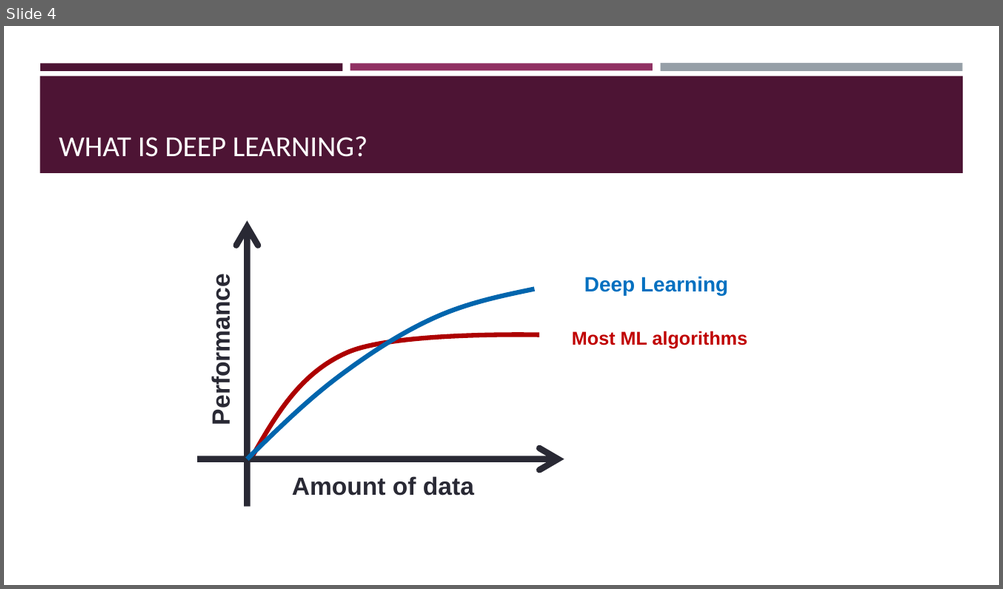
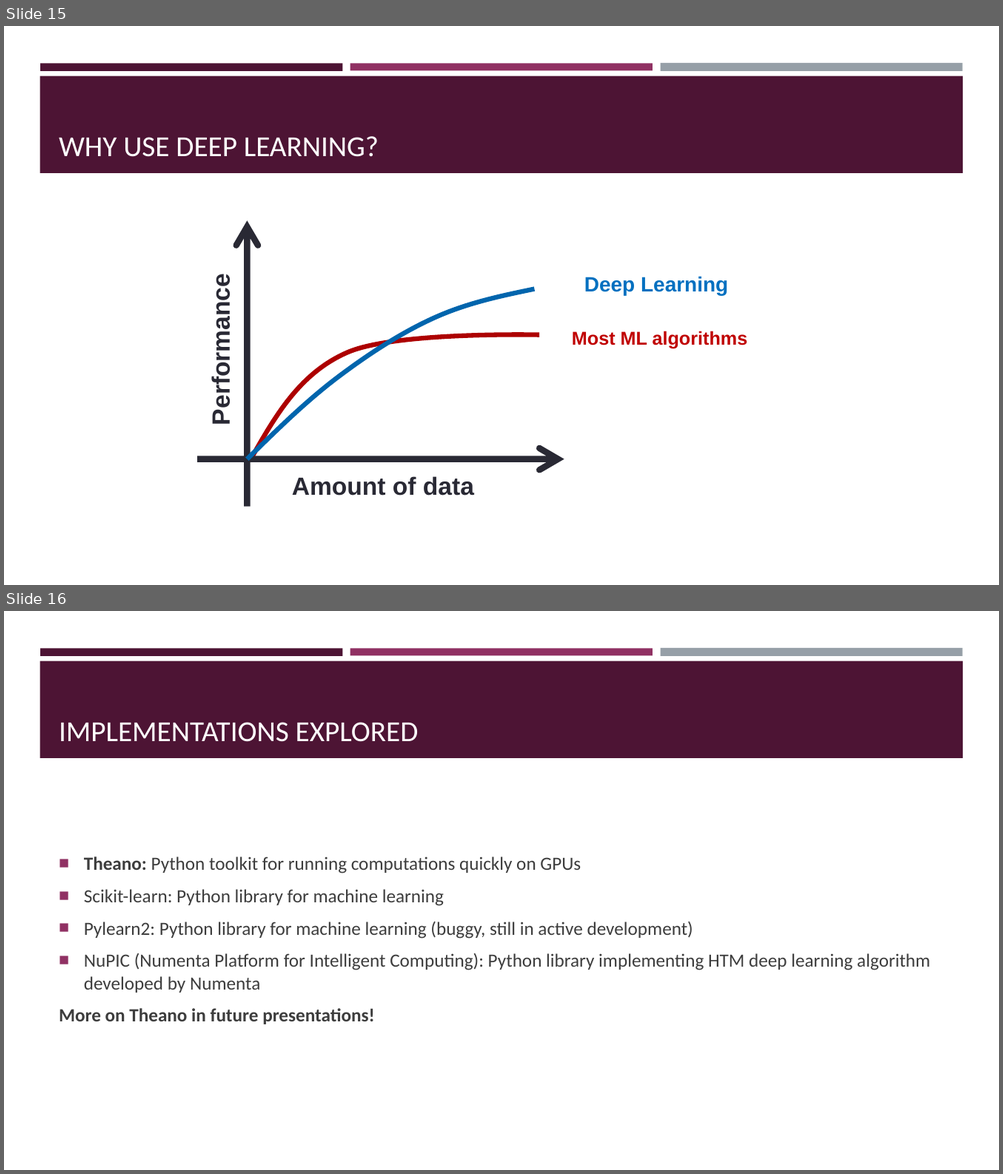
Before and after one commit to akashlevy/Deep-Learn-Oil, a slide deck: presentations/TRiCAM QRI Introductory Presentation.pptx. Shown one above the other, each under a label of ours: slide 4 before the commit, slides 15 and 16 after it. The pictures are 1003x589 and 1003x1174 pixels, drawn with LibreOffice and Linux fonts; fonts in the diff are those of the drawing. Boxes give left, top, right and bottom in pixels: in the first picture for what was removed or moved away, otherwise in the second. Text is boxed around its words. In the diff, an @@ line names an element or a change of style, - is before the commit and + after.

```diff
--- a/presentations/TRiCAM QRI Introductory Presentation.pptx
+++ b/presentations/TRiCAM QRI Introductory Presentation.pptx
@@ slide 16 added at [4, 611, 999, 1170], background #FFFFFF; not listed: 4 template elements that a slide beside it also shows @@
@@ title added at [59, 722, 418, 742], 28 pt, text #FFFFFF @@
+IMPLEMENTATIONS EXPLORED
@@ text added at [59, 857, 930, 1025], 18 pt, text #3D3D3D @@
+■ Theano: Python toolkit for running computations quickly on GPUs
+■ Scikit-learn: Python library for machine learning
+■ Pylearn2: Python library for machine learning (buggy, still in active development)
+■ NuPIC (Numenta Platform for Intelligent Computing): Python library implementing HTM deep learning algorithm developed by Numenta
+More on Theano in future presentations!
@@ what was slide 4 is now slide 15 @@
@@ slide 15 changed as well @@
@@ title at [59, 136, 378, 157]: text changed @@
-WHAT IS DEEP LEARNING?
+WHY USE DEEP LEARNING?
```
Also in this commit, not shown: 5 other slides changed, 11 other slides added, 1 slide removed.
